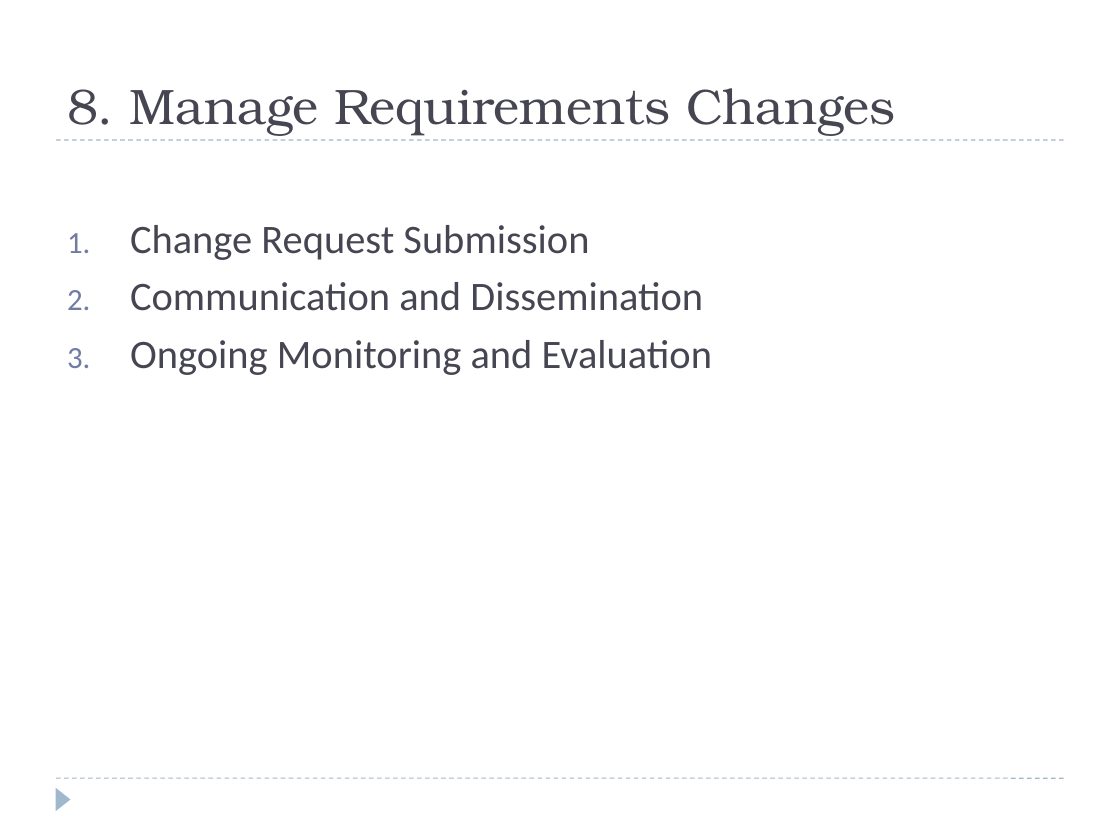
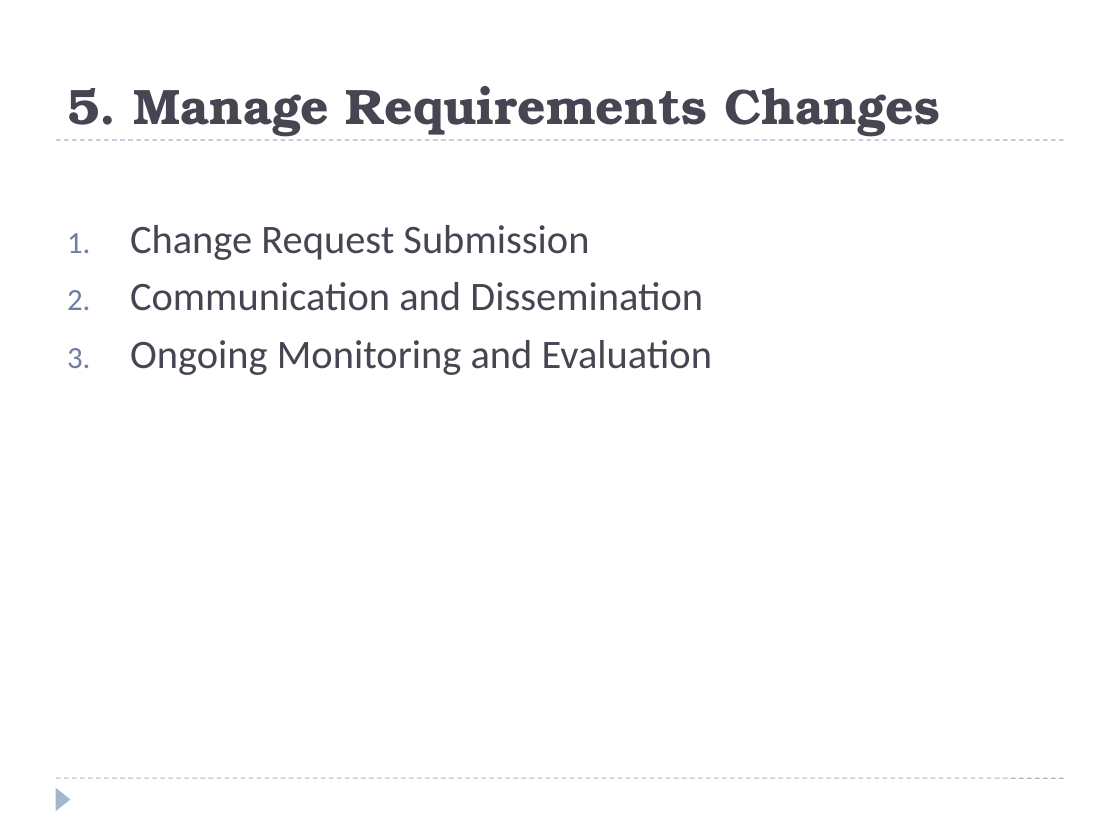
Before and after one commit to JIM440/CEF440-group-22, a slide deck: slide 19 of Task 2/GROUP 22 PPT.pptx (slide 15 before the commit). Drawn at 1120x840 pixels with LibreOffice and Linux fonts; fonts in the diff are those of the drawing. Boxes give left, top, right and bottom in pixels: in the first picture for what was removed or moved away, otherwise in the second. Text is boxed around its words. In the diff, an @@ line names an element or a change of style, - is before the commit and + after.

```diff
--- a/Task 2/GROUP 22 PPT.pptx
+++ b/Task 2/GROUP 22 PPT.pptx
@@ title at (x1=67, y1=86, x2=940, y2=137): text changed; bold on @@
-8. Manage Requirements Changes
+5. Manage Requirements Changes
```
Also in this commit, not shown: 9 other slides changed, 9 slides added, 5 slides removed, 3 other files.
